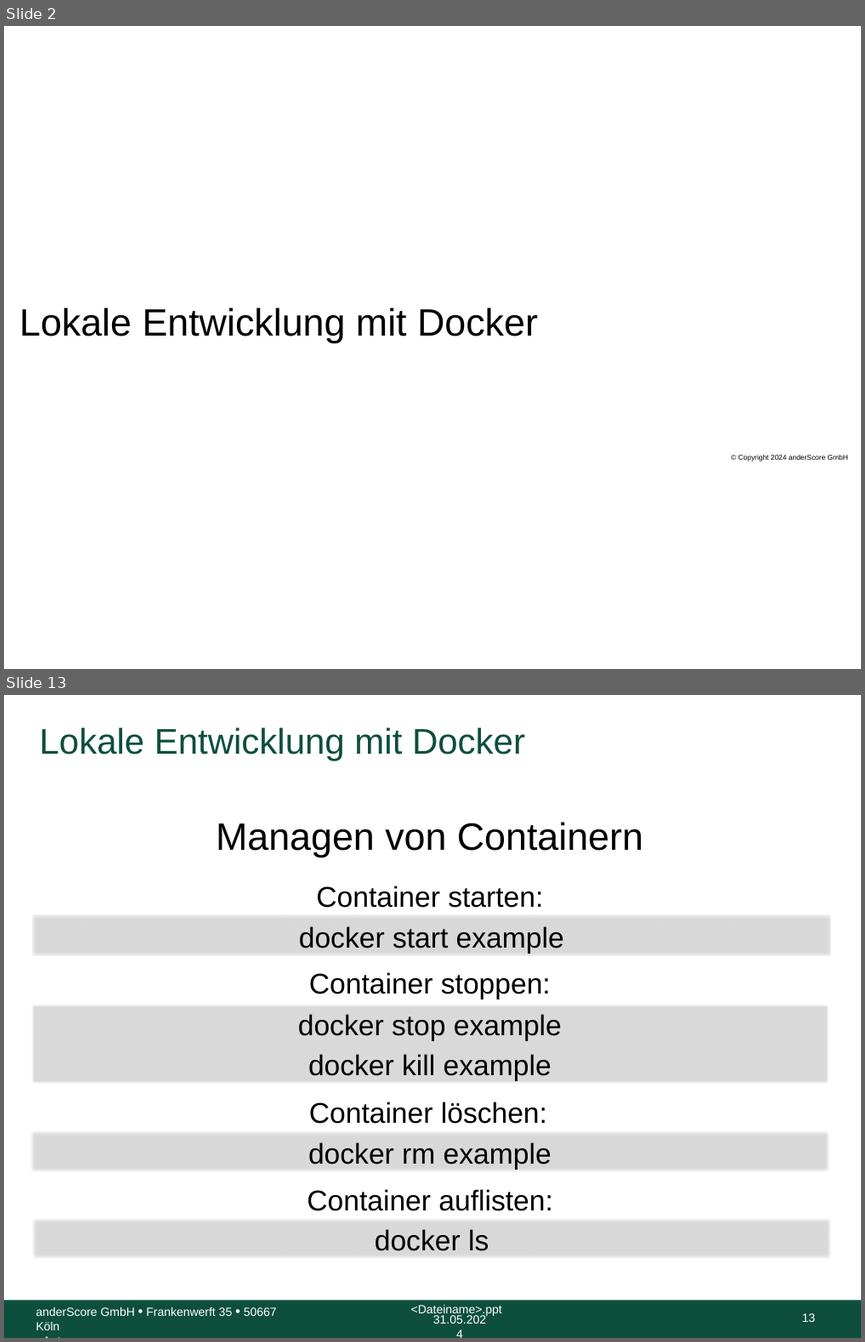
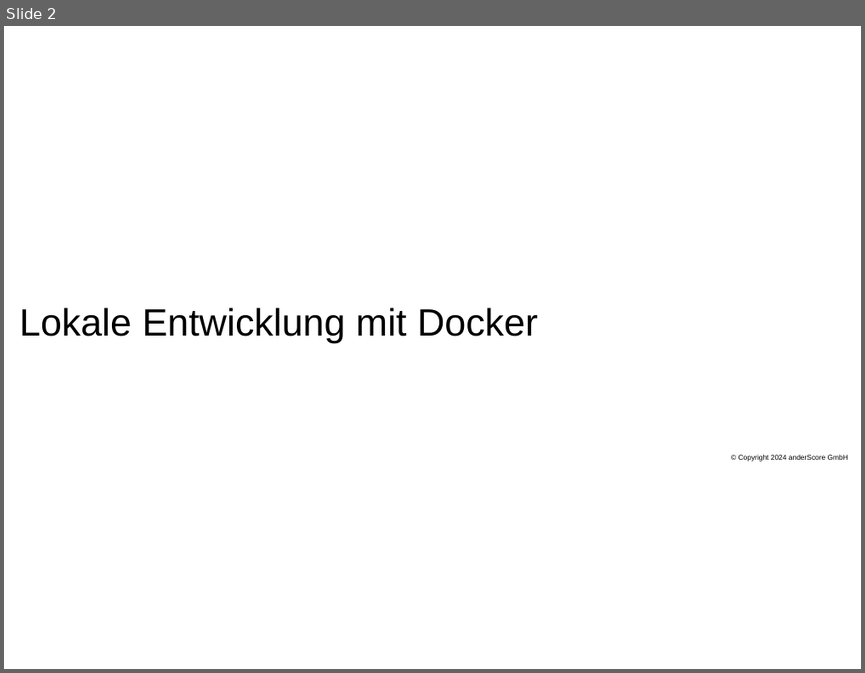
Before and after one commit to anderscore-gmbh/gitlab, a slide deck: slides/Tag-3_1-Docker.pptx. Shown one above the other, each under a label of ours: slides 2 and 13 before the commit, slide 2 after it; the slides between them are not shown. The pictures are 865x1342 and 865x673 pixels, drawn with LibreOffice and Linux fonts; fonts in the diff are those of the drawing; background and template pictures are left out. Boxes give left, top, right and bottom in pixels: in the first picture for what was removed or moved away, otherwise in the second. Text is boxed around its words. In the diff, an @@ line names an element or a change of style, - is before the commit and + after.

Commit message:
Docker Registry Deployment Strategien

```diff
--- a/slides/Tag-3_1-Docker.pptx
+++ b/slides/Tag-3_1-Docker.pptx
@@ slide 13 removed at [4,695,861,1338], background #FFFFFF @@
@@ title removed at [40,727,525,760] @@
-Lokale Entwicklung mit Docker
@@ text removed at [216,822,643,857] @@
-Managen von Containern
@@ text removed at [316,885,543,907] @@
-Container starten:
@@ text removed at [32,915,830,955] @@
-docker start example
@@ text removed at [309,972,551,999] @@
-Container stoppen:
@@ rectangle removed at [30,1003,828,1083] @@
-docker stop example
-docker kill example
@@ text removed at [309,1101,547,1123] @@
-Container löschen:
@@ rectangle removed at [30,1131,828,1171] @@
-docker rm example
@@ text removed at [307,1189,552,1211] @@
-Container auflisten:
@@ rectangle removed at [32,1218,830,1258] @@
-docker ls
@@ rectangle removed at [4,1300,861,1338] @@
@@ text removed at [411,1304,502,1315] @@
-<Dateiname>.ppt
@@ text removed at [36,1307,277,1330] @@
-anderScore GmbH • Frankenwerft 35 • 50667 Köln
-<Autor>
@@ text removed at [433,1315,486,1323] @@
-31.05.2024
@@ page number removed at [802,1313,816,1321] @@
-13
```
Also in this commit, not shown: 15 slides changed, 8 slides added, 1 other slide removed, 5 other files.
